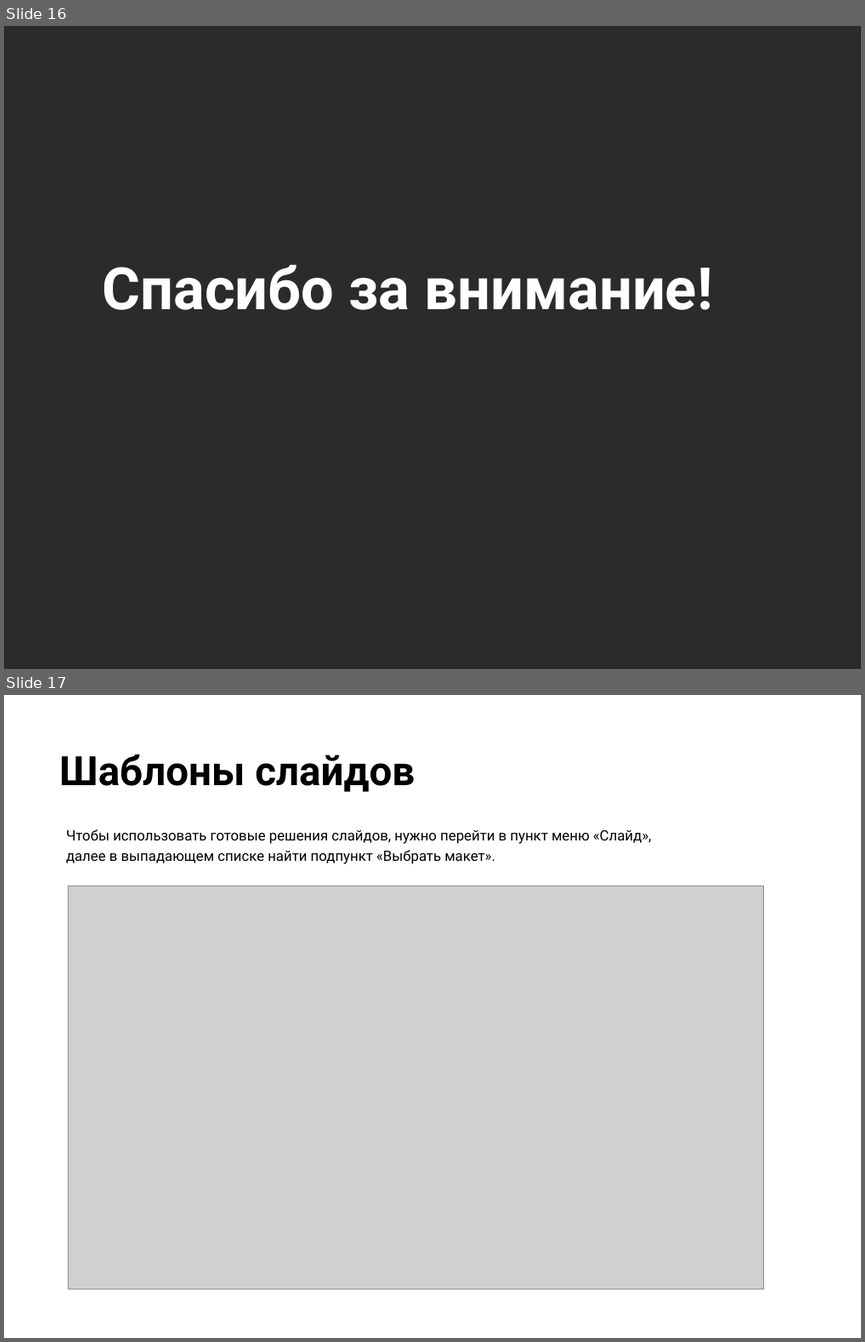
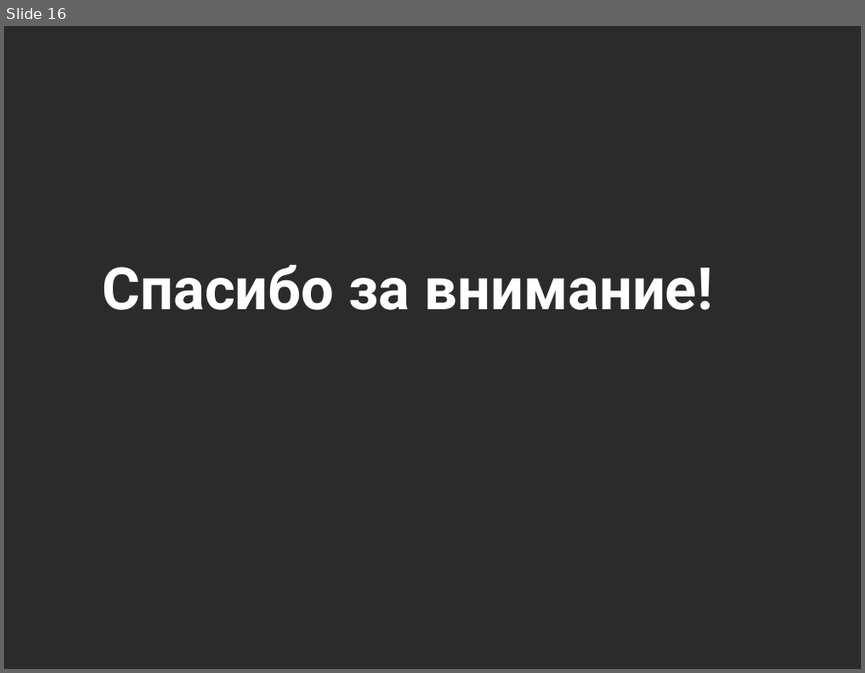
Before and after one commit to AlekseyFilatov/-OTUS_hw_kafka, a slide deck: project/Защита_проекта_Микросервис_на_основе_Apache_Kafka.pptx. Shown one above the other, each under a label of ours: slides 16 and 17 before the commit, slide 16 after it. The pictures are 865x1342 and 865x673 pixels, drawn with LibreOffice and Linux fonts; fonts in the diff are those of the drawing; grey boxes stand for pictures; background and template pictures are left out; a plain dark background stands for a picture behind light text. Boxes give left, top, right and bottom in pixels: in the first picture for what was removed or moved away, otherwise in the second. Text is boxed around its words. In the diff, an @@ line names an element or a change of style, - is before the commit and + after.

```diff
--- a/project/Защита_проекта_Микросервис_на_основе_Apache_Kafka.pptx
+++ b/project/Защита_проекта_Микросервис_на_основе_Apache_Kafka.pptx
@@ slide 17 removed at (4, 695, 861, 1338), background picture (left out) @@
@@ title removed at (59, 754, 415, 792) @@
-Шаблоны слайдов
@@ subtitle removed at (66, 829, 652, 864) @@
-Чтобы использовать готовые решения слайдов, нужно перейти в пункт меню «Слайд»,
-далее в выпадающем списке найти подпункт «Выбрать макет».
@@ picture removed at (69, 886, 763, 1289) @@
```
Also in this commit, not shown: 1 slide changed, 1 other file.
